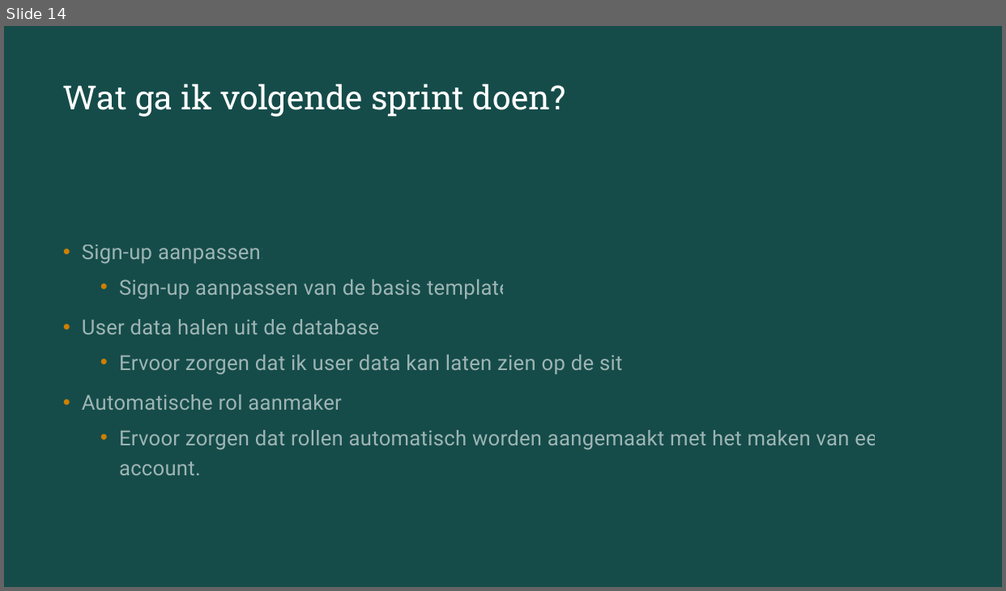
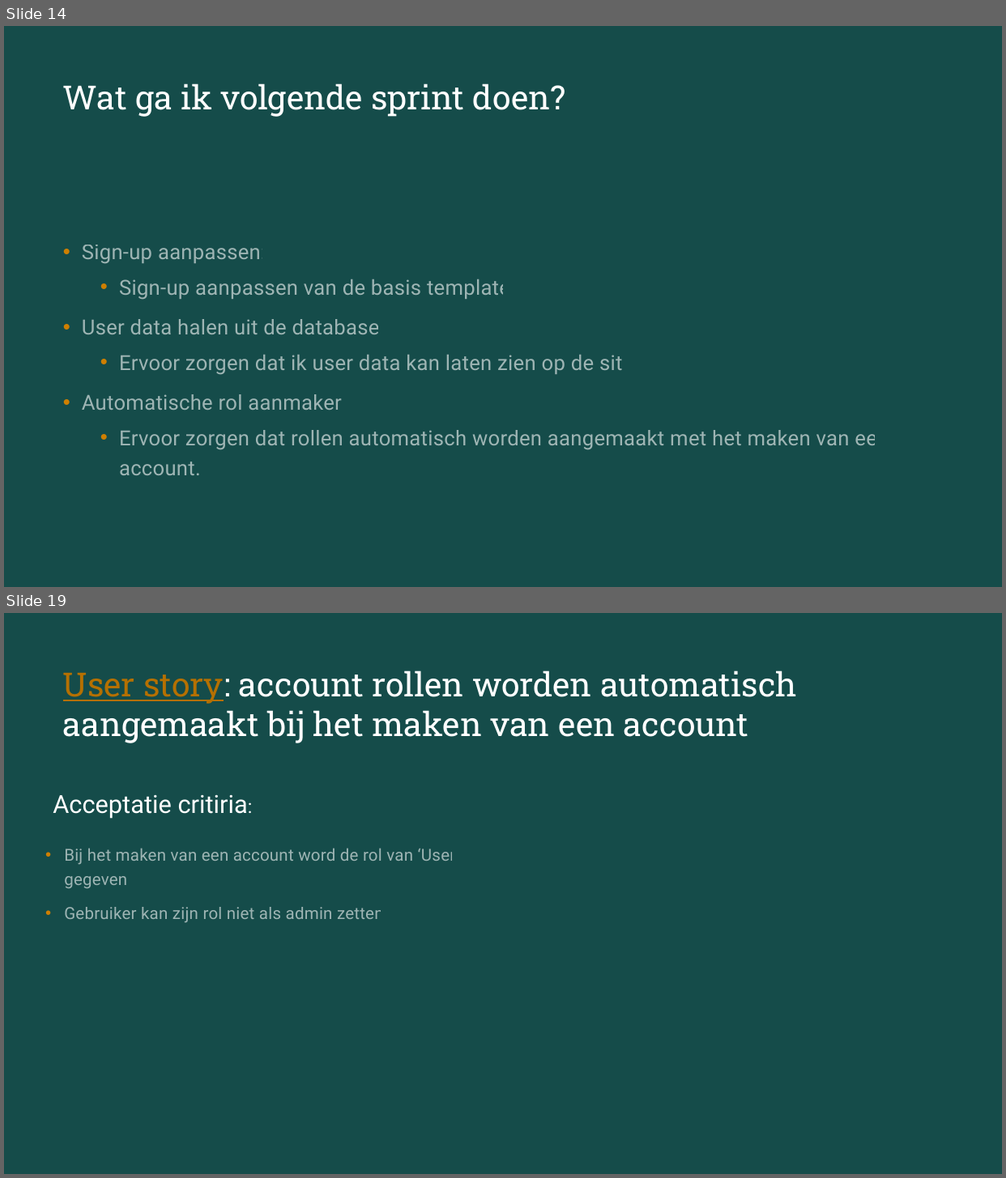
Before and after one commit to DontCloneBasil/Project-smarties, a slide deck: sprint review.pptx. Shown one above the other, each under a label of ours: slide 14 before the commit, slides 14 and 19 after it; the slides between them are not shown. The pictures are 1006x591 and 1006x1178 pixels, drawn with LibreOffice and Linux fonts; fonts in the diff are those of the drawing. Boxes give left, top, right and bottom in pixels: in the first picture for what was removed or moved away, otherwise in the second. Text is boxed around its words. In the diff, an @@ line names an element or a change of style, - is before the commit and + after.

```diff
--- a/sprint review.pptx
+++ b/sprint review.pptx
@@ slide 19 added at (4,613,1002,1174), background #0B2827; not listed: 1 template element that a slide beside it also shows @@
@@ title added at (63,671,797,743), 32 pt, text #FFFFFF @@
+User story: account rollen worden automatisch aangemaakt bij het maken van een account
@@ text added at (53,795,248,819), 24 pt, text #FFFFFF @@
+Acceptatie critiria:
@@ text added at (64,848,459,923), 16 pt, text #FFFFFF at 58% opacity @@
+• Bij het maken van een account word de rol van ‘User’ gegeven
+• Gebruiker kan zijn rol niet als admin zetten.
```
Also in this commit, not shown: 1 slide changed, 9 other slides added, 4 other files.
